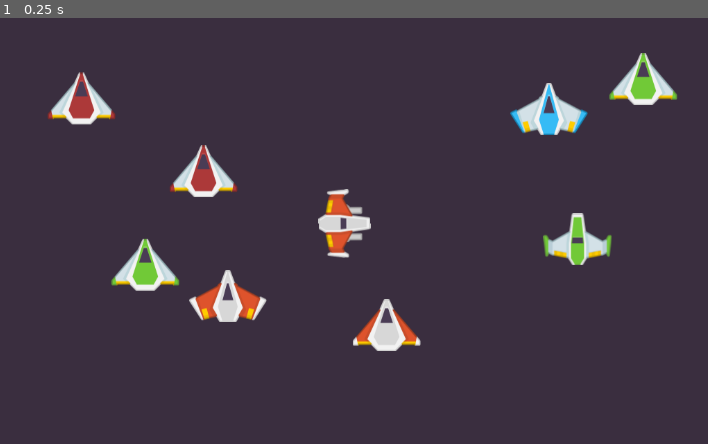
Above: before the commit, frame 1.
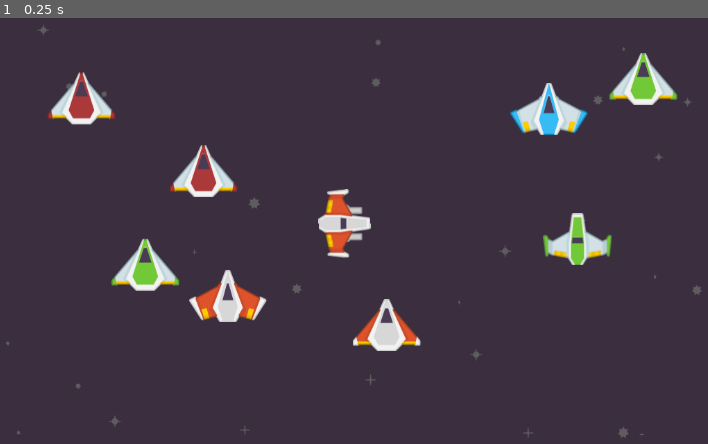
Above: after the commit, the same moment.

Repository: libardia/godot-practice-twinstick
Game: Godot game, scene res://scenes/main/main.tscn
Same seed, same stepped clock (60 frames per second), same inputs: the game is played once before the commit and once after it.
Inputs:
- Up to frame 1 (0.25 s): no input

The runs differ from the first frame. In frame 1, 0.2% of the frame differs, in the area x 0-100%, y 1-99%.
Error before the commit: Parse Error: Class "Stars" hides a global script class. (res://scenes/main/main.tscn::GDScript_sxbnv:2)
Error after the commit: Invalid access to property or key 'source_changed' on a base object of type 'Nil'. (res://scenes/main/adaptive_cursor.gd:14)

Commit message:
why did that become a built-in script

Diff:
--- a/scenes/main/main.tscn
+++ b/scenes/main/main.tscn
@@ -4,6 +4,7 @@
 [ext_resource type="Texture2D" uid="uid://bla1rtpf2tsdl" path="res://assets/img/ui/crosshair_b.png" id="2_7smn1"]
 [ext_resource type="PackedScene" uid="uid://c7mxj5wcu4oi7" path="res://obj/player/player.tscn" id="3_raeie"]
 [ext_resource type="Script" uid="uid://8r4jy1jnjlt" path="res://scenes/main/random_asteroids.gd" id="4_hxu8e"]
+[ext_resource type="Script" uid="uid://davqcsxn32c3l" path="res://scenes/main/stars.gd" id="5_7smn1"]
 [ext_resource type="Texture2D" uid="uid://dgkv6vvwmaglv" path="res://assets/img/stars/star1.png" id="5_nvumn"]
 [ext_resource type="Texture2D" uid="uid://c6drk2bvyg6co" path="res://assets/img/stars/star2.png" id="6_ou6is"]
 [ext_resource type="Texture2D" uid="uid://cme4x0a1qpqps" path="res://assets/img/stars/star3.png" id="7_necax"]
@@ -13,72 +14,6 @@
 [ext_resource type="Texture2D" uid="uid://b1gl4llpc7rg6" path="res://assets/img/ship/playerShip2_orange.png" id="11_p8abn"]
 [ext_resource type="Texture2D" uid="uid://ceqhc62lkpwn3" path="res://assets/img/ship/playerShip3_red.png" id="12_s17dp"]
 [ext_resource type="Texture2D" uid="uid://cwjrbk81e6en3" path="res://assets/img/ship/playerShip3_orange.png" id="13_37hlw"]
-
-[sub_resource type="GDScript" id="GDScript_sxbnv"]
-script/source = "## Generates a random background of stars
-class_name Stars
-extends Node2D
-
-
-@export_group(\"Stars\", \"stars_\")
-@export var stars_textures: Array[Texture2D] = []
-@export var stars_modulate: Color = Color.WHITE
-@export_custom(PROPERTY_HINT_NONE, \"suffix:%\") var stars_min_scale := 0.25
-@export_custom(PROPERTY_HINT_NONE, \"suffix:%\") var stars_max_scale := 0.75
-@export_group(\"Generation\")
-@export_custom(PROPERTY_HINT_ARRAY_TYPE, \"suffix:px\") var chunk_size := 1024.0
-@export_custom(PROPERTY_HINT_ARRAY_TYPE, \"suffix:chunks\") var deload_distance := 10.0
-@export var star_density := 40
-@export var debug := false
-
-var seen_rect: Rect2
-var chunks: Dictionary[Vector2i, StarChunk] = {}
-var rng := RandomNumberGenerator.new()
-
-
-func _process(_delta: float) -> void:
-    seen_rect = get_viewport_rect()
-    var half_size = seen_rect.size / 2.0
-
-    if get_parent() is Parallax2D:
-        # Special handling for parallax
-        seen_rect.position = get_parent().screen_offset - get_parent().position
-    else:
-        var cam = get_viewport().get_camera_2d()
-        if cam != null:
-            seen_rect.position = cam.global_position - half_size
-
-    var seen_chunks = Rect2i(
-        floor(seen_rect.position / chunk_size),
-        ceil(seen_rect.size / chunk_size) + Vector2.ONE
-    )
-    var seen_center = seen_rect.get_center() / chunk_size
-
-    # abort if the whole seen area is bigger than deload distance
-    if max(seen_chunks.size.x, seen_chunks.size.y) > deload_distance:
-        return
-
-    # make chunks if necessary
-    for cx in range(seen_chunks.position.x, seen_chunks.end.x):
-        for cy in range(seen_chunks.position.y, seen_chunks.end.y):
-            var chunk_coord = Vector2i(cx, cy)
-            if not chunks.has(chunk_coord):
-                if debug:
-                    print(\"Stars: make chunk at \", chunk_coord)
-                var chunk = StarChunk.new()
-                chunk.setup(self, chunk_coord)
-                add_child(chunk)
-                chunks[chunk_coord] = chunk
-
-    # delete chunks too far away
-    for chunk_coord: Vector2i in chunks.keys():
-        if seen_center.distance_squared_to(chunk_coord) > deload_distance ** 2:
-            if debug:
-                print(\"Stars: destroy chunk at \", chunk_coord)
-            var chunk = chunks[chunk_coord]
-            chunks.erase(chunk_coord)
-            chunk.queue_free()
-"
 
 [node name="Main" type="Node2D" unique_id=1026637475]
 
@@ -99,8 +34,8 @@
 z_index = -10
 scroll_scale = Vector2(0.2, 0.2)
 
-[node name="Stars" type="Node2D" parent="Parallax2D" unique_id=1312143591]
-script = SubResource("GDScript_sxbnv")
+[node name="Stars" type="Node2D" parent="Parallax2D" unique_id=2054853245]
+script = ExtResource("5_7smn1")
 stars_textures = Array[Texture2D]([ExtResource("5_nvumn"), ExtResource("6_ou6is"), ExtResource("7_necax")])
 stars_modulate = Color(0.39607844, 0.39607844, 0.39607844, 0.84705883)
 metadata/_custom_type_script = "uid://davqcsxn32c3l"
